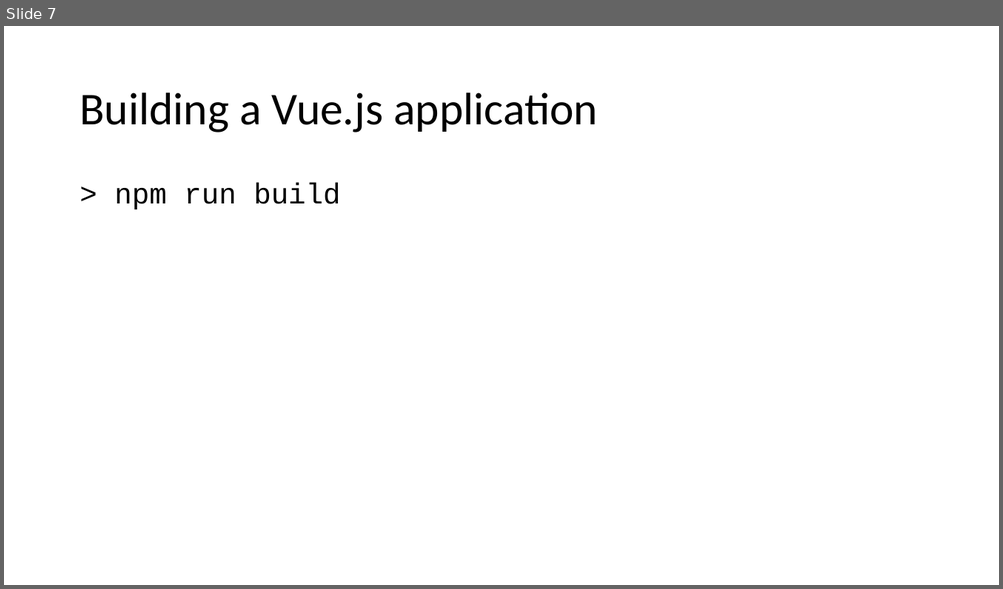
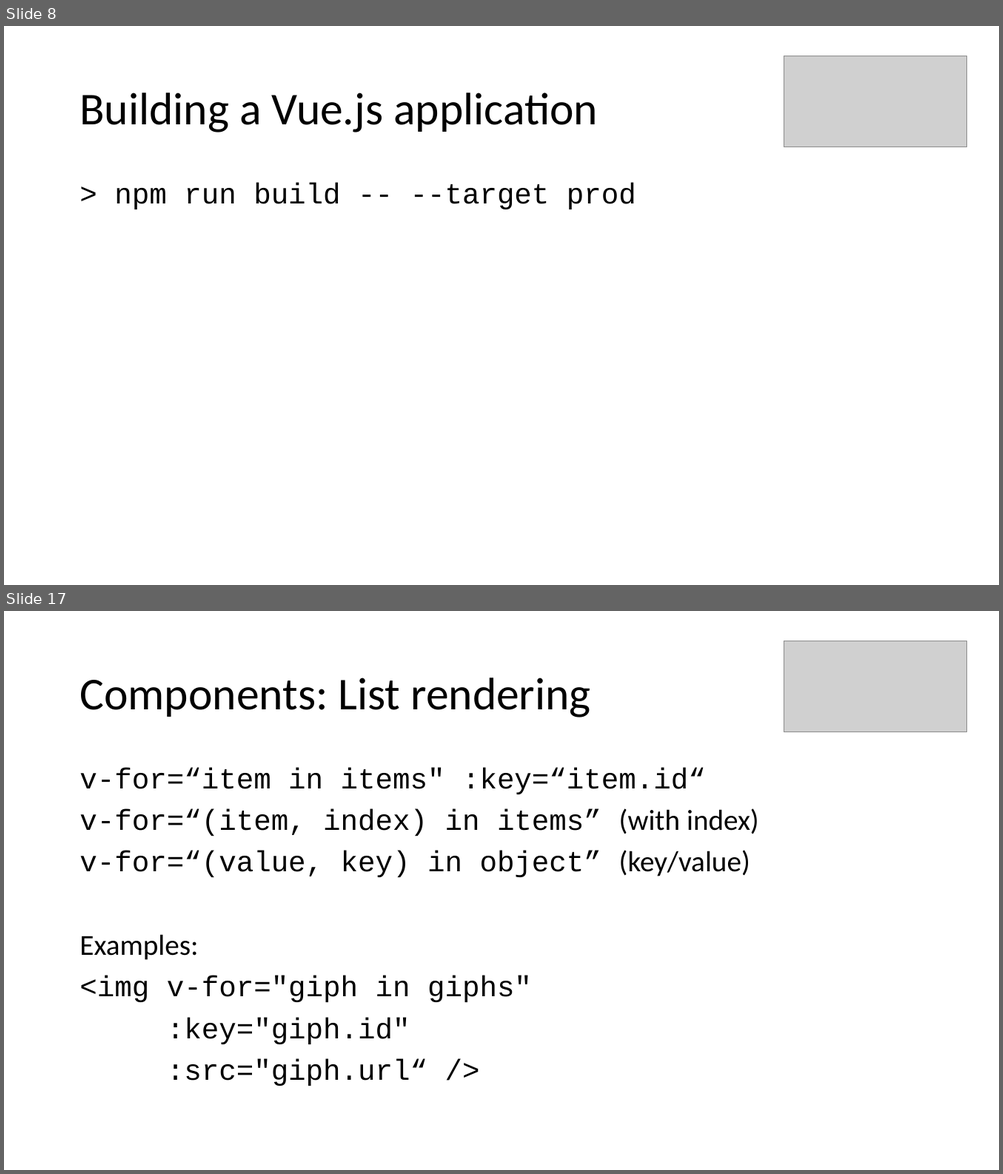
Before and after one commit to aljazsim/vue-masterclass-examples, a slide deck: Vuejs Masterclass.pptx. Shown one above the other, each under a label of ours: slide 7 before the commit, slides 8 and 17 after it; the slides between them are not shown. The pictures are 1003x589 and 1003x1174 pixels, drawn with LibreOffice and Linux fonts; fonts in the diff are those of the drawing; grey boxes stand for pictures. Boxes give left, top, right and bottom in pixels: in the first picture for what was removed or moved away, otherwise in the second. Text is boxed around its words. In the diff, an @@ line names an element or a change of style, - is before the commit and + after.

```diff
--- a/Vuejs Masterclass.pptx
+++ b/Vuejs Masterclass.pptx
@@ slide 17 added at <box>4,611,999,1170</box>, background #FFFFFF @@
@@ picture added at <box>784,641,967,732</box> @@
@@ title added at <box>79,678,590,718</box>, 44 pt, text #000000 @@
+Components: List rendering
@@ text added at <box>79,768,759,1086</box>, 28 pt, text #000000 @@
+v-for=“item in items" :key=“item.id“
+v-for=“(item, index) in items” (with index)
+v-for=“(value, key) in object” (key/value)
+Examples:
+<img v-for="giph in giphs"
+:key="giph.id"
+:src="giph.url“ />
@@ what was slide 7 is now slide 8 @@
@@ slide 8 changed as well @@
@@ picture added at <box>784,56,967,147</box> @@
@@ text at <box>114,183,636,210</box>: text changed @@
-> npm run build
+> npm run build -- --target prod
```
Also in this commit, not shown: 7 other slides changed, 31 other slides added, 1 other file.
